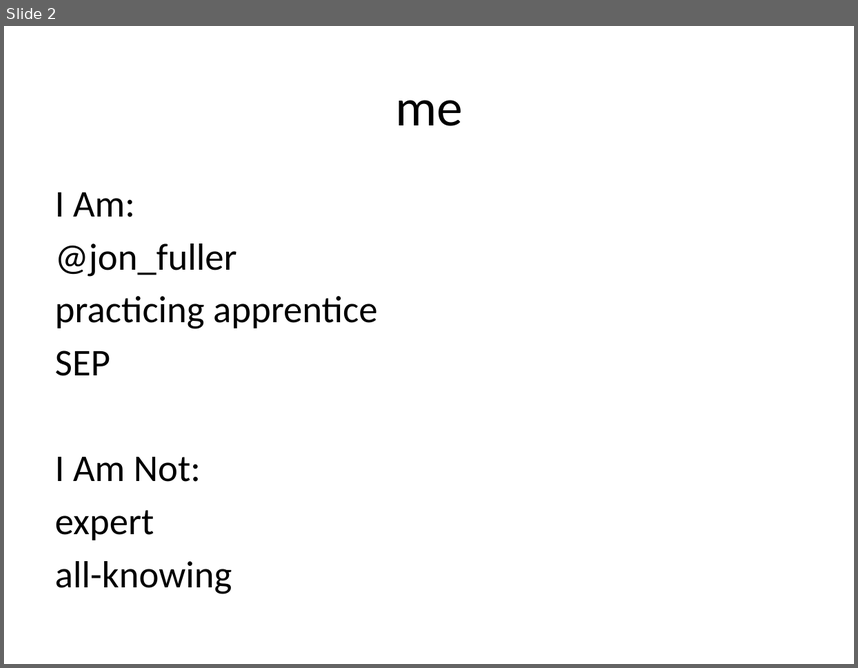
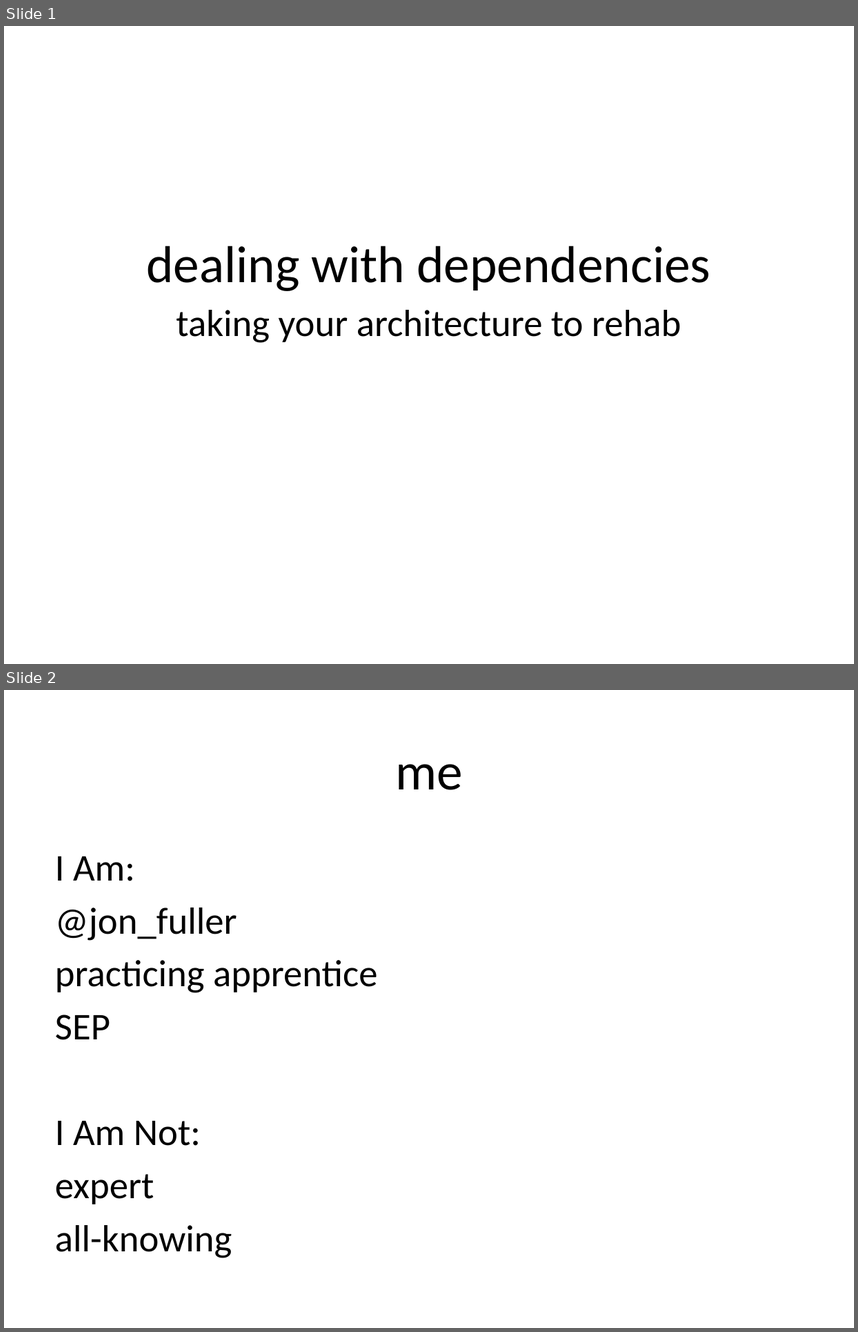
Before and after one commit to jonfuller/presentations, a slide deck: dependencies/dependencies.pptx. Shown one above the other, each under a label of ours: slide 2 before the commit, slides 1 and 2 after it. The pictures are 858x668 and 858x1332 pixels, drawn with LibreOffice and Linux fonts; fonts in the diff are those of the drawing. Boxes give left, top, right and bottom in pixels: in the first picture for what was removed or moved away, otherwise in the second. Text is boxed around its words. In the diff, an @@ line names an element or a change of style, - is before the commit and + after.

Commit message:
new title, thanks BJB

```diff
--- a/dependencies/dependencies.pptx
+++ b/dependencies/dependencies.pptx
@@ slide 1 added at bbox=[4, 26, 854, 664], background #FFFFFF @@
@@ title added at bbox=[146, 245, 711, 291], 44 pt, text #000000 @@
+dealing with dependencies
@@ text added at bbox=[176, 310, 681, 343], 32 pt, text #000000 @@
+taking your architecture to rehab
```
Also in this commit, not shown: 1 slide changed, 1 slide removed.
